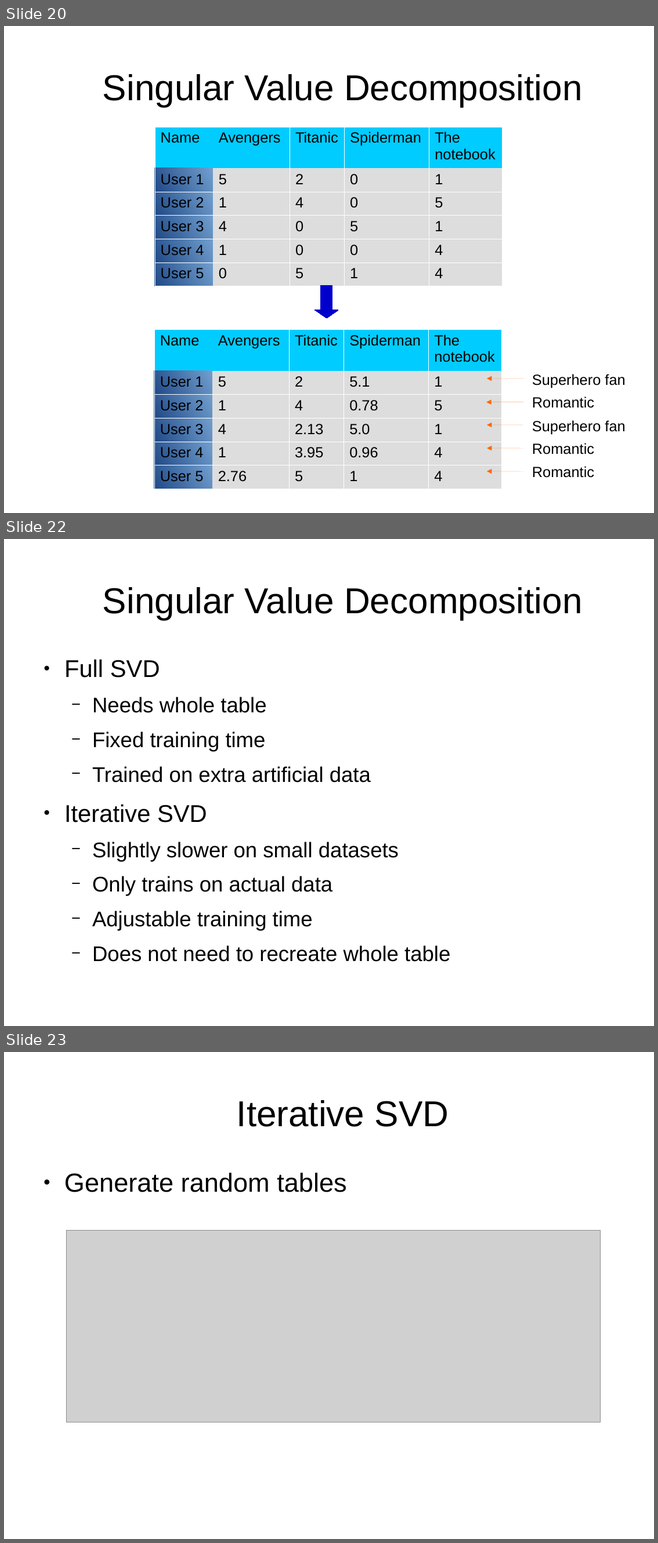
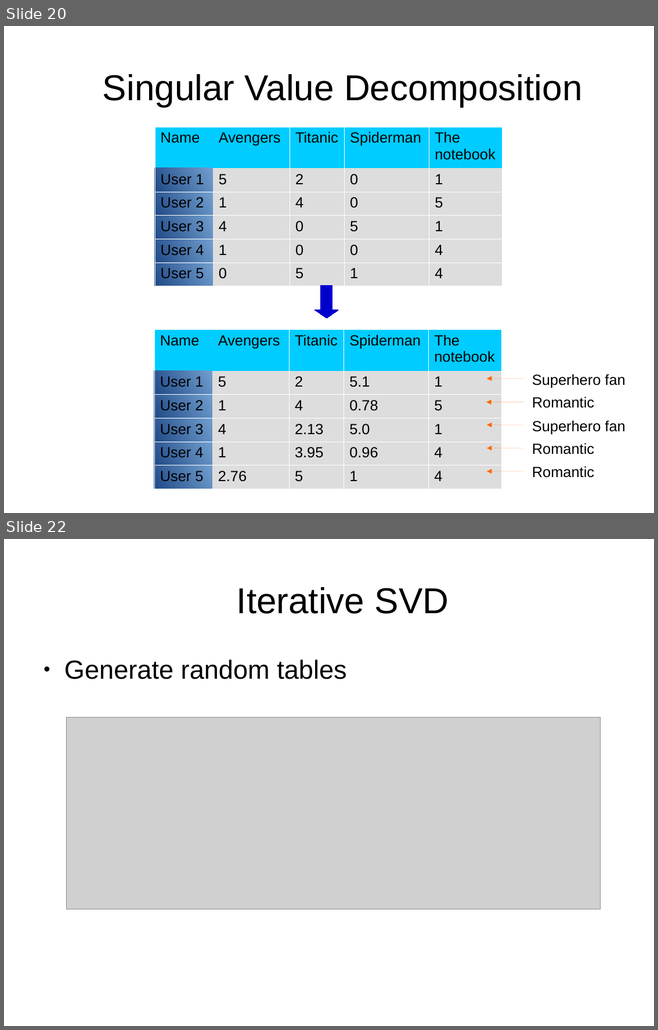
Before and after one commit to DriesSmit/Recommendation-System, a slide deck: Presentation.odp. Shown one above the other, each under a label of ours: slides 20, 22 and 23 before the commit, slides 20 and 22 after it; the slides between them are not shown. The pictures are 658x1543 and 658x1030 pixels, drawn with LibreOffice and Linux fonts; fonts in the diff are those of the drawing; grey boxes stand for pictures. Boxes give left, top, right and bottom in pixels: in the first picture for what was removed or moved away, otherwise in the second. Text is boxed around its words. In the diff, an @@ line names an element or a change of style, - is before the commit and + after.

```diff
--- a/Presentation.odp
+++ b/Presentation.odp
@@ slide 22 removed at (x1=4, y1=539, x2=654, y2=1026), background #FFFFFF @@
@@ title removed at (x1=103, y1=587, x2=582, y2=620) @@
-  Singular Value Decomposition
@@ text removed at (x1=64, y1=659, x2=450, y2=962) @@
-● Full SVD
-  − Needs whole table
-  − Fixed training time
-  − Trained on extra artificial data
-● Iterative SVD
-  − Slightly slower on small datasets
-  − Only trains on actual data
-  − Adjustable training time
-  − Does not need to recreate whole table
@@ what was slide 23 is now slide 22 @@
```
Also in this commit, not shown: 17 slides changed, 1 other slide removed.
